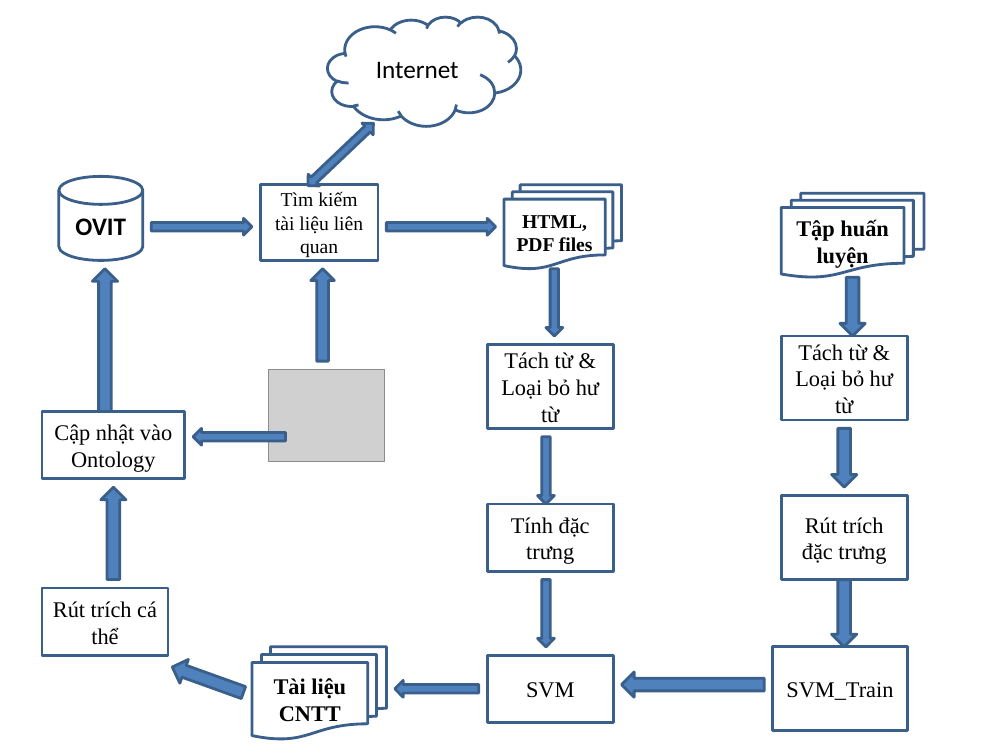
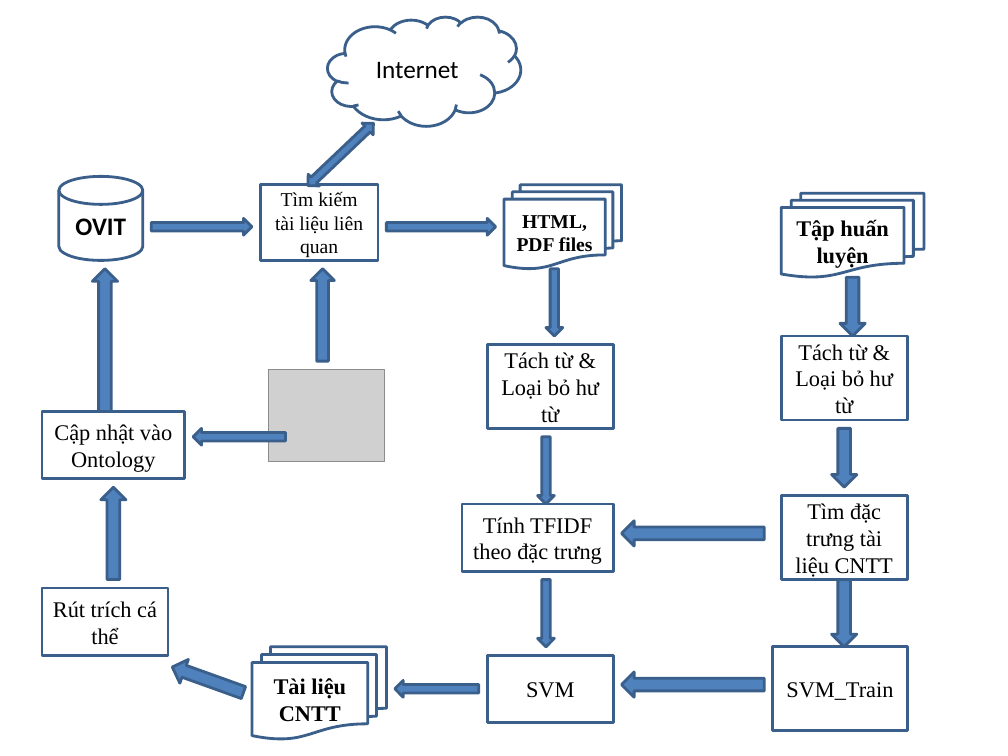
Before and after one commit to vlinhd11/enrichontology-thesis, a slide deck: slide 1 of kien truc chuogn trinh.pptx. Drawn at 1008x756 pixels with LibreOffice and Linux fonts; fonts in the diff are those of the drawing; grey boxes stand for pictures. Boxes give left, top, right and bottom in pixels: in the first picture for what was removed or moved away, otherwise in the second. Text is boxed around its words. In the diff, an @@ line names an element or a change of style, - is before the commit and + after.

```diff
--- a/kien truc chuogn trinh.pptx
+++ b/kien truc chuogn trinh.pptx
@@ rectangle "Tính TFIDF theo đặc trưng": place and size @@
-rectangle "Tính TFIDF theo đặc trưng" at [487, 504, 613, 572]
+rectangle "Tính TFIDF theo đặc trưng" at [462, 504, 613, 572]
@@ text in rectangle at [795, 503, 893, 577]: text changed @@
-Rút trích đặc trưng
+Tìm đặc trưng tài liệu CNTT
@@ text in rectangle at [473, 517, 602, 564]: text changed @@
-Tính đặc trưng
+Tính TFIDF theo đặc trưng
@@ left arrow added at [622, 521, 765, 546], fill #4F81BD, outline #3A5F8C 2 pt @@
```
